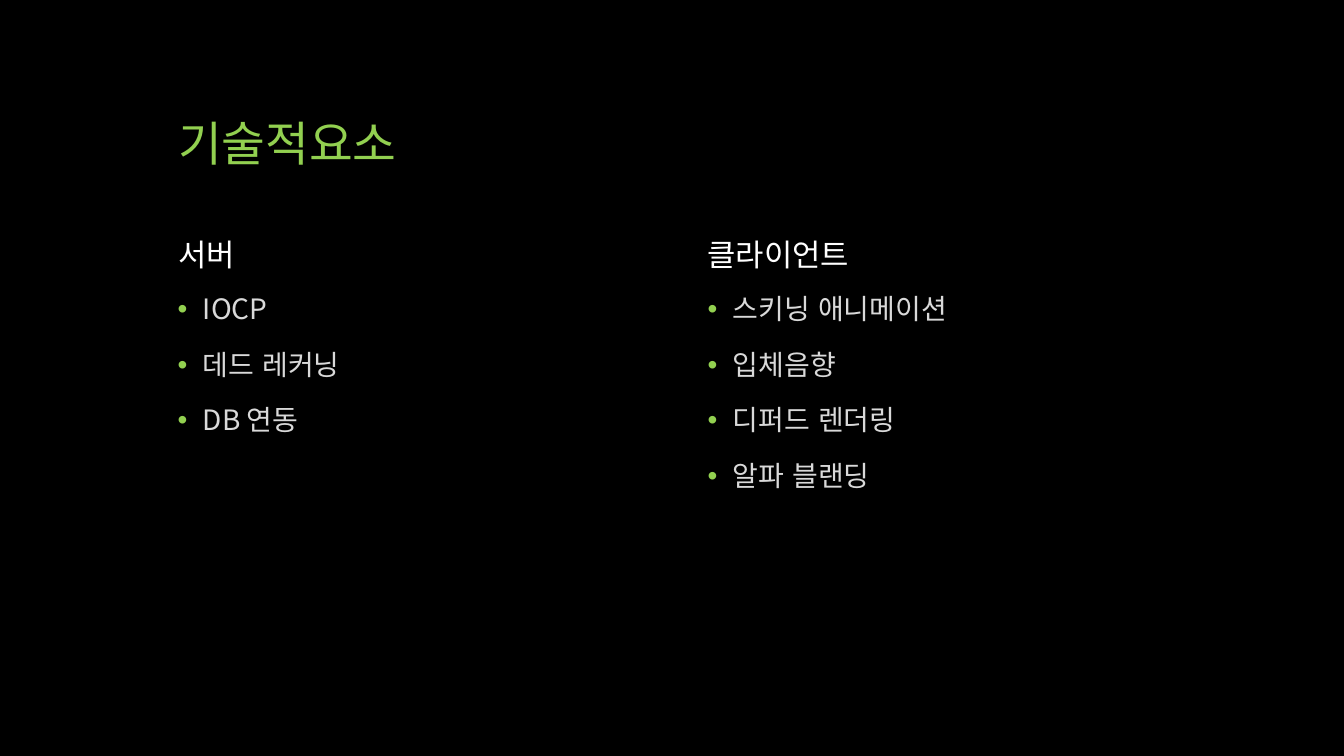
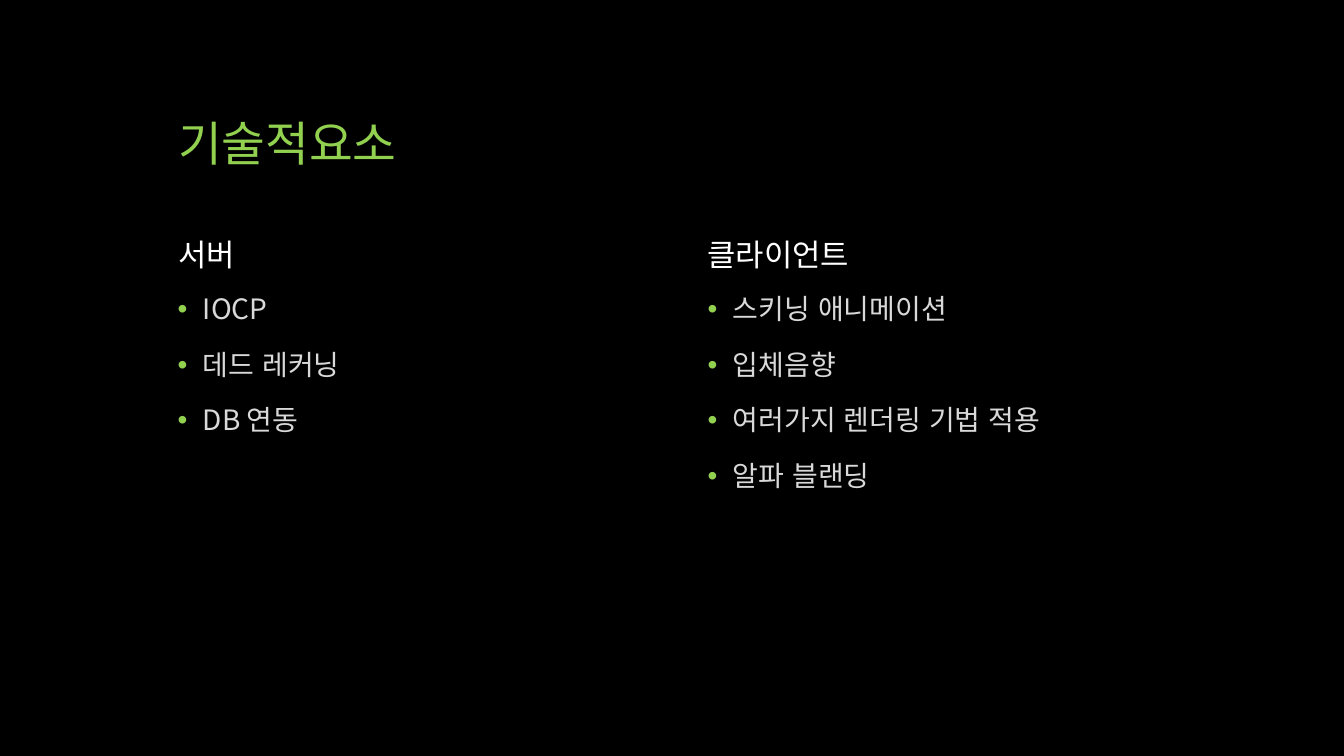
Before and after one commit to qwert830/SP, a slide deck: slide 11 of 기획/UTB (Unknown Team Battle).pptx (slide 10 before the commit). Drawn at 1344x756 pixels with LibreOffice and Linux fonts; fonts in the diff are those of the drawing. Boxes give left, top, right and bottom in pixels: in the first picture for what was removed or moved away, otherwise in the second. Text is boxed around its words. In the diff, an @@ line names an element or a change of style, - is before the commit and + after.

```diff
--- a/기획/UTB (Unknown Team Battle).pptx
+++ b/기획/UTB (Unknown Team Battle).pptx
@@ text at (x1=733, y1=407, x2=1041, y2=433): text changed @@
-• 디퍼드 렌더링
+• 여러가지 렌더링 기법 적용
```
Also in this commit, not shown: 5 other slides changed, 1 slide added.
